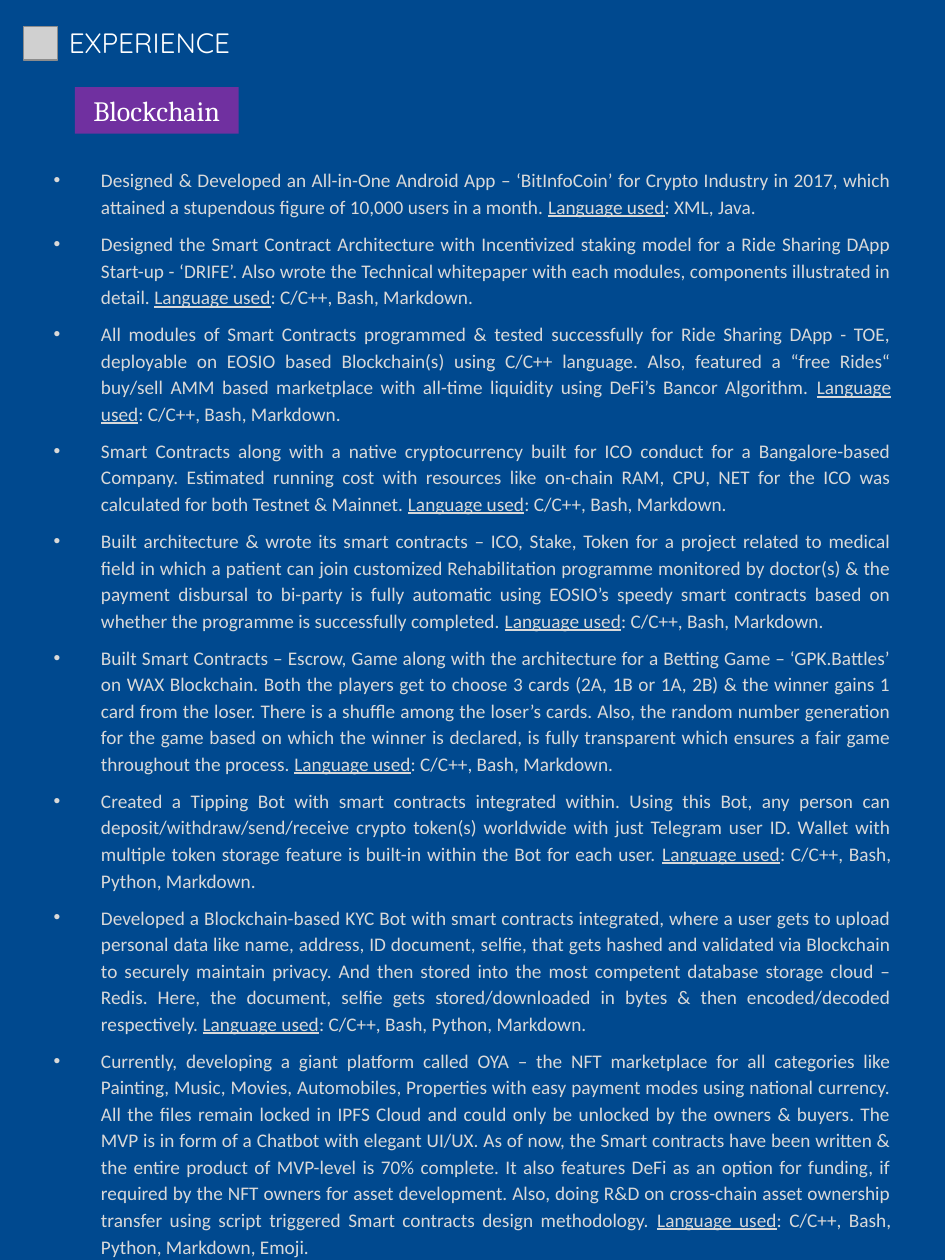
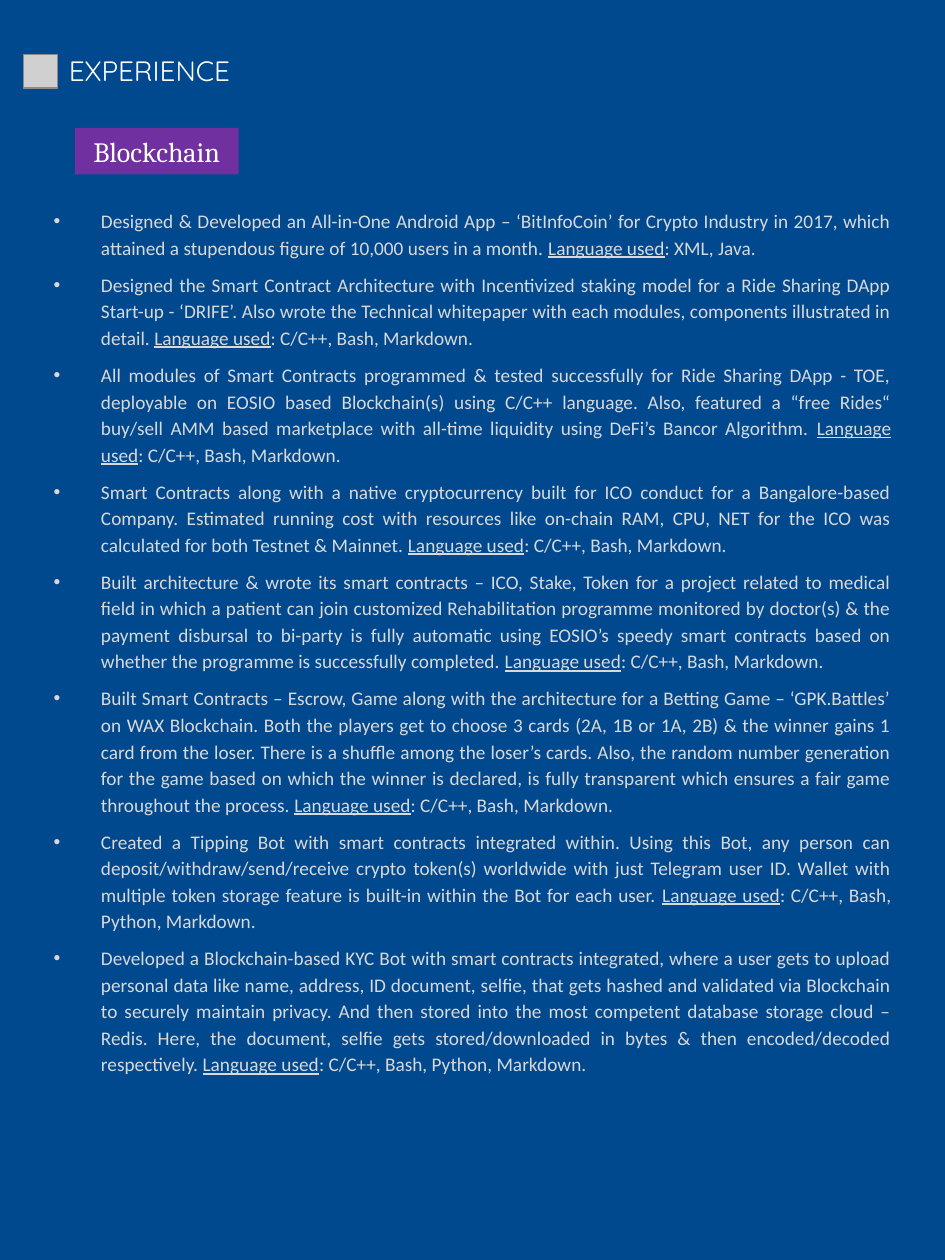
Before and after one commit to abhi3700/my_resume, a slide deck: slide 2 of my_resume.pptx. Drawn at 945x1260 pixels with LibreOffice and Linux fonts; fonts in the diff are those of the drawing; grey boxes stand for pictures. Boxes give left, top, right and bottom in pixels: in the first picture for what was removed or moved away, otherwise in the second. Text is boxed around its words. In the diff, an @@ line names an element or a change of style, - is before the commit and + after.

```diff
--- a/my_resume.pptx
+++ b/my_resume.pptx
@@ picture moved from (x1=23, y1=26, x2=57, y2=60) to (x1=23, y1=54, x2=57, y2=88) @@
@@ text "EXPERIENCE" moved from (x1=69, y1=33, x2=230, y2=54) to (x1=69, y1=61, x2=230, y2=82) @@
@@ rectangle "Blockchain" moved from (x1=74, y1=87, x2=238, y2=134) to (x1=74, y1=129, x2=238, y2=175) @@
@@ text "Designed & Developed an All-in-One ..." moved from (x1=101, y1=173, x2=891, y2=1258) to (x1=101, y1=214, x2=891, y2=1075) @@
@@ text at (x1=101, y1=1054, x2=891, y2=1258): paragraph removed @@
-• Currently, developing a giant platform called OYA – the NFT marketplace for all categories like Painting, Music, Movies, Automobiles, Properties with easy payment modes using national currency. All the files remain locked in IPFS Cloud and could only be unlocked by the owners & buyers. The MVP is in form of a Chatbot with elegant UI/UX. As of now, the Smart contracts have been written & the entire product of MVP-level is 70% complete. It also features DeFi as an option for funding, if required by the NFT owners for asset development. Also, doing R&D on cross-chain asset ownership transfer using script triggered Smart contracts design methodology. Language used: C/C++, Bash, Python, Markdown, Emoji.
```
Also in this commit, not shown: 3 other slides changed, 2 other files.
